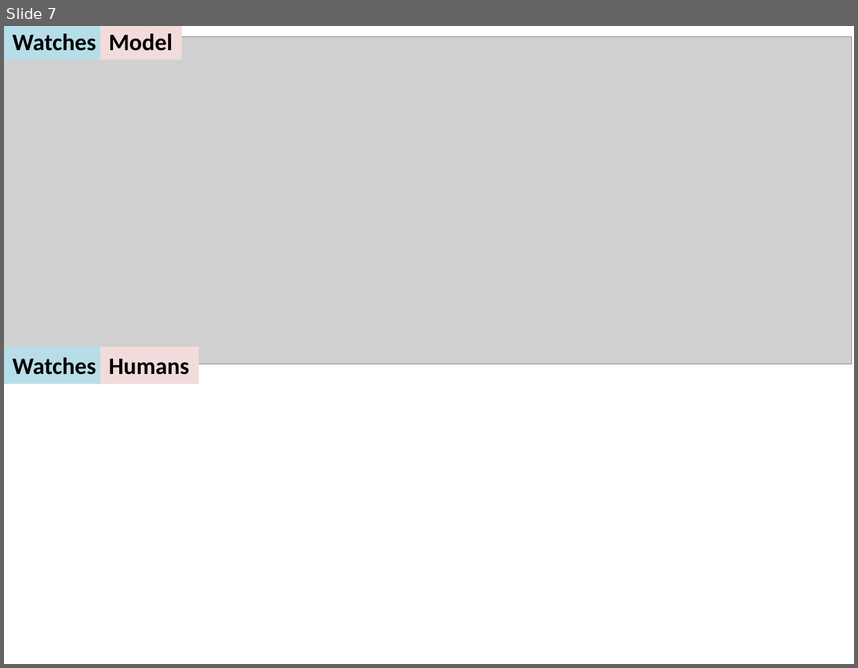
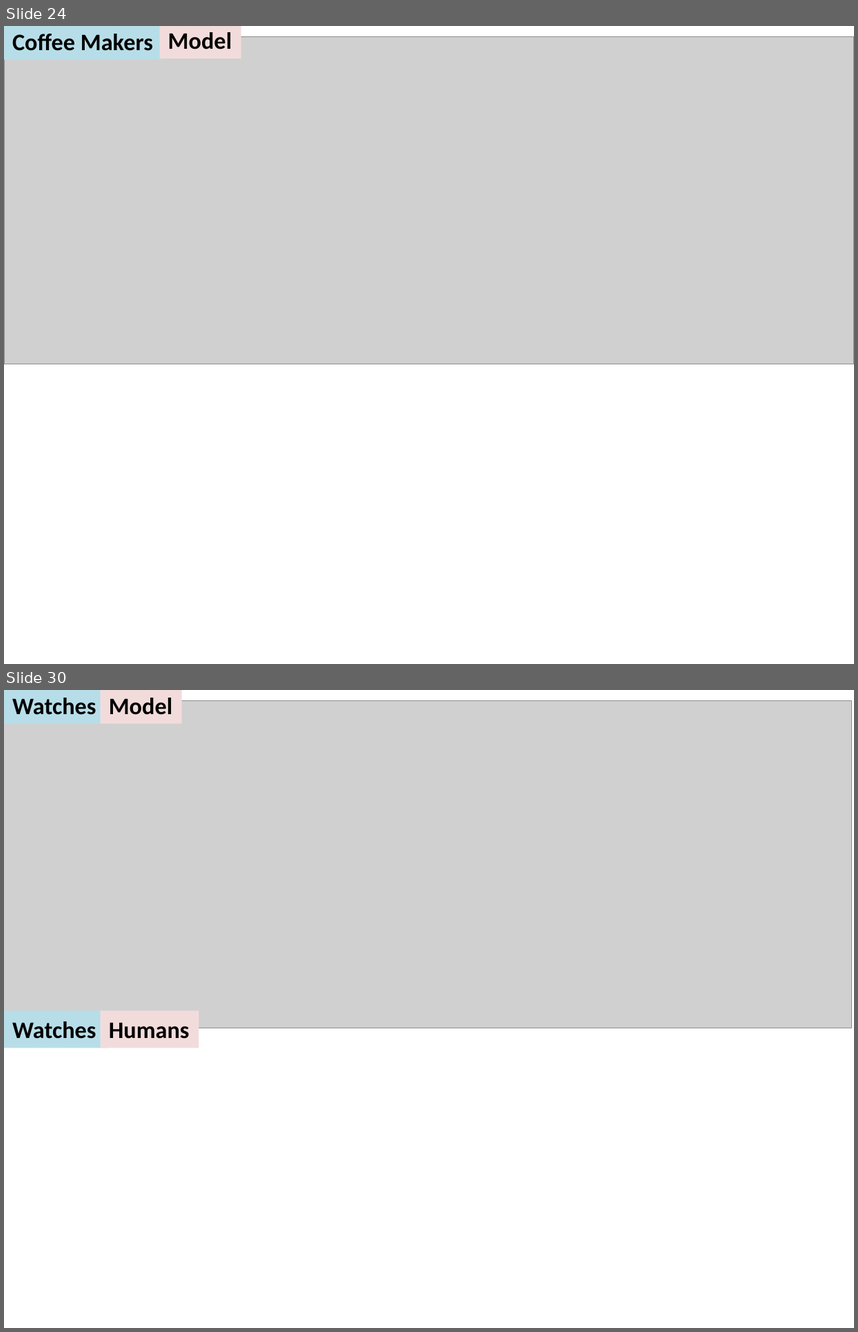
Before and after one commit to jeaneis/hyperbole, a slide deck: talks/cocolab_meeting_05212013/cocolab_meeting_05212013.pptx. Shown one above the other, each under a label of ours: slide 7 before the commit, slides 24 and 30 after it; the slides between them are not shown. The pictures are 858x668 and 858x1332 pixels, drawn with LibreOffice and Linux fonts; fonts in the diff are those of the drawing; grey boxes stand for pictures. Boxes give left, top, right and bottom in pixels: in the first picture for what was removed or moved away, otherwise in the second. Text is boxed around its words. In the diff, an @@ line names an element or a change of style, - is before the commit and + after.

```diff
--- a/talks/cocolab_meeting_05212013/cocolab_meeting_05212013.pptx
+++ b/talks/cocolab_meeting_05212013/cocolab_meeting_05212013.pptx
@@ slide 24 added at [4,26,854,664], background #FFFFFF @@
@@ picture added at [4,36,854,363] @@
@@ rectangle added at [4,26,165,60], fill #B7DEE8, 20 pt, text #000000, bold @@
+Coffee Makers
@@ rectangle added at [159,26,241,58], fill #F2DCDB, 20 pt, text #000000, bold @@
+Model
@@ what was slide 7 is now slide 30 @@
```
Also in this commit, not shown: 4 slides changed, 26 other slides added, 21 other files.
